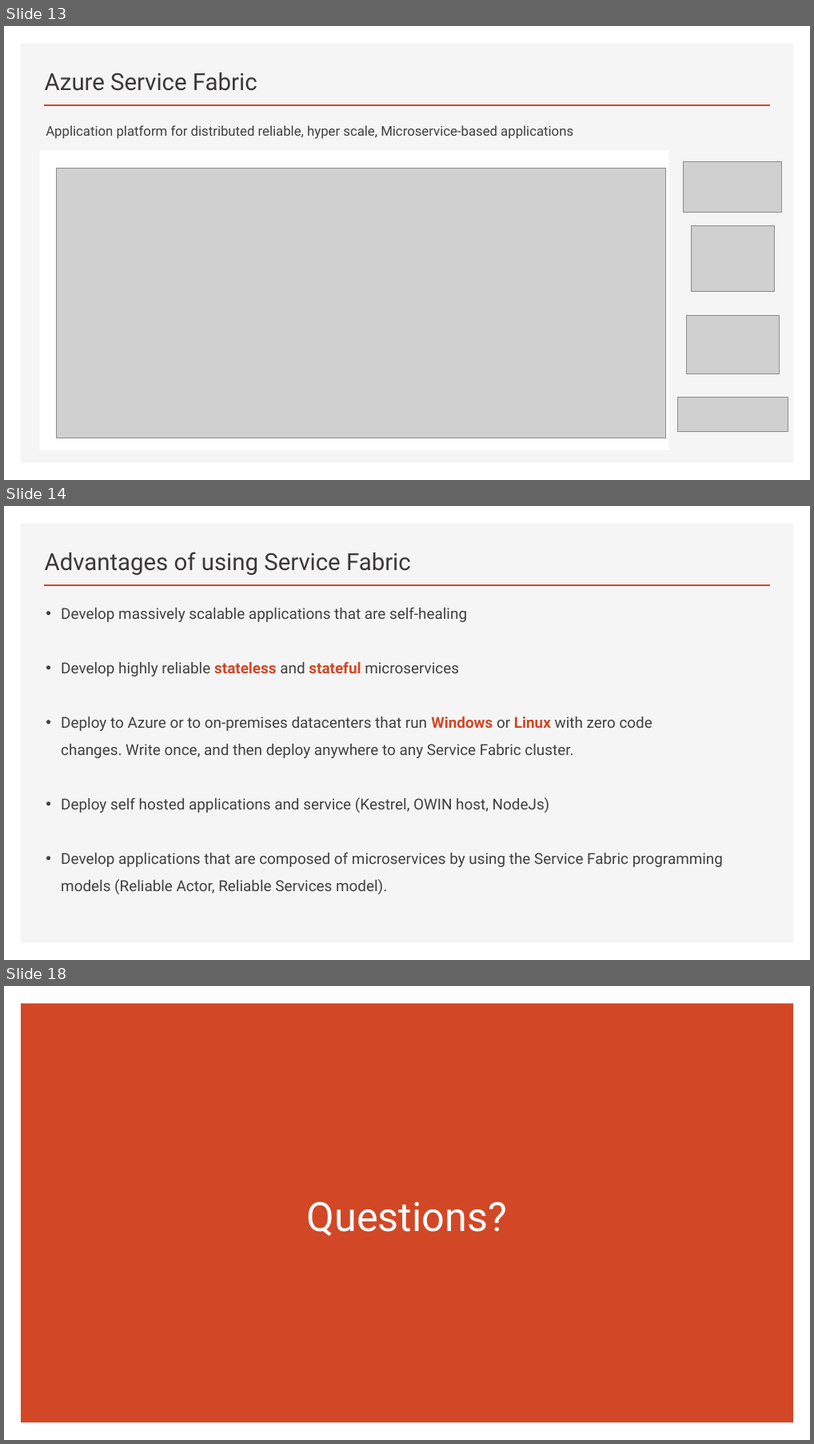
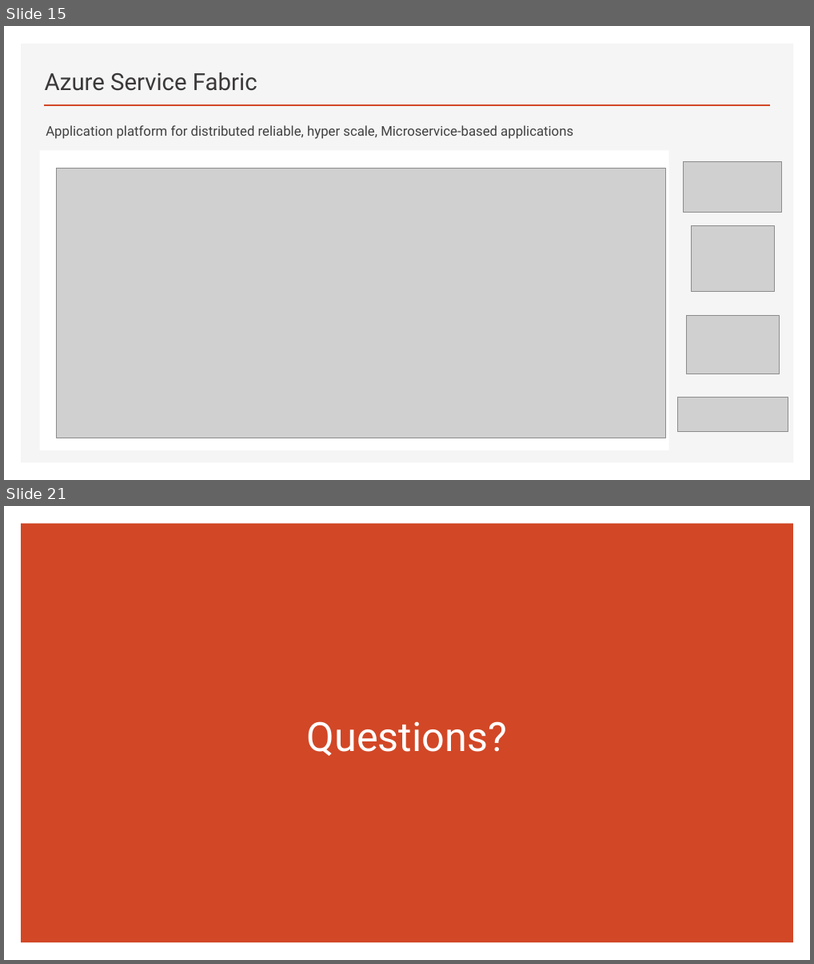
Before and after one commit to brianperera/EasyMaintain, a slide deck: Documents/MicroServices.pptx. Shown one above the other, each under a label of ours: slides 13, 14 and 18 before the commit, slides 15 and 21 after it; the slides between them are not shown. The pictures are 814x1444 and 814x964 pixels, drawn with LibreOffice and Linux fonts; fonts in the diff are those of the drawing; grey boxes stand for pictures. Boxes give left, top, right and bottom in pixels: in the first picture for what was removed or moved away, otherwise in the second. Text is boxed around its words. In the diff, an @@ line names an element or a change of style, - is before the commit and + after.

```diff
--- a/Documents/MicroServices.pptx
+++ b/Documents/MicroServices.pptx
@@ slide 14 removed at (4, 506, 810, 960), background #FFFFFF; not listed: 2 template elements that a slide beside it also shows @@
@@ title removed at (45, 552, 411, 575) @@
-Advantages of using Service Fabric
@@ text removed at (61, 607, 723, 894) @@
-• Develop massively scalable applications that are self-healing
-• Develop highly reliable stateless and stateful microservices
-• Deploy to Azure or to on-premises datacenters that run Windows or Linux with zero code changes. Write once, and then deploy anywhere to any Service Fabric cluster.
-• Deploy self hosted applications and service (Kestrel, OWIN host, NodeJs)
-• Develop applications that are composed of microservices by using the Service Fabric programming models (Reliable Actor, Reliable Services model).
@@ what was slide 13 is now slide 15 @@
@@ what was slide 18 is now slide 21 @@
```
Also in this commit, not shown: 9 slides changed, 6 slides added.
